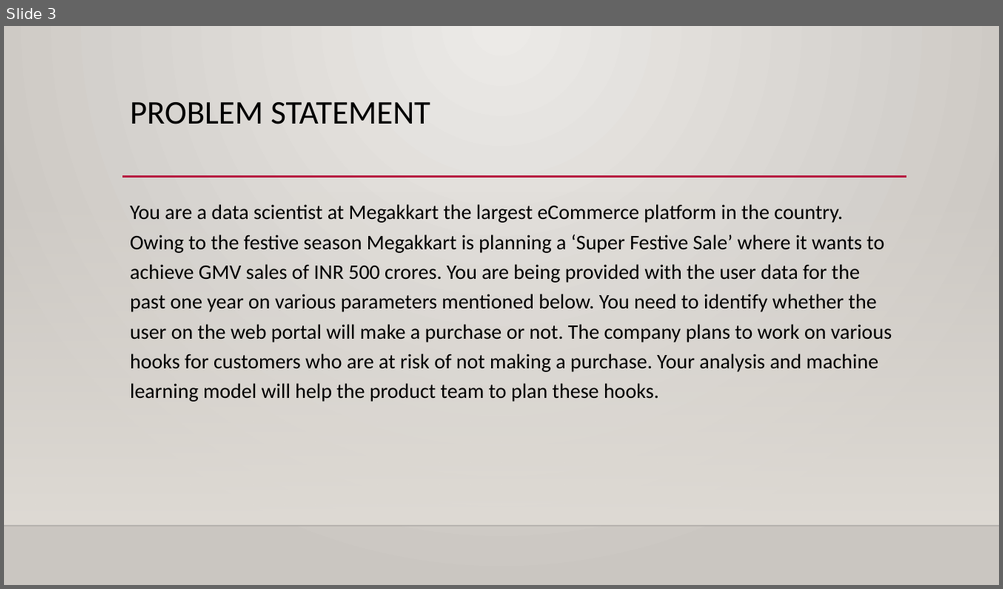
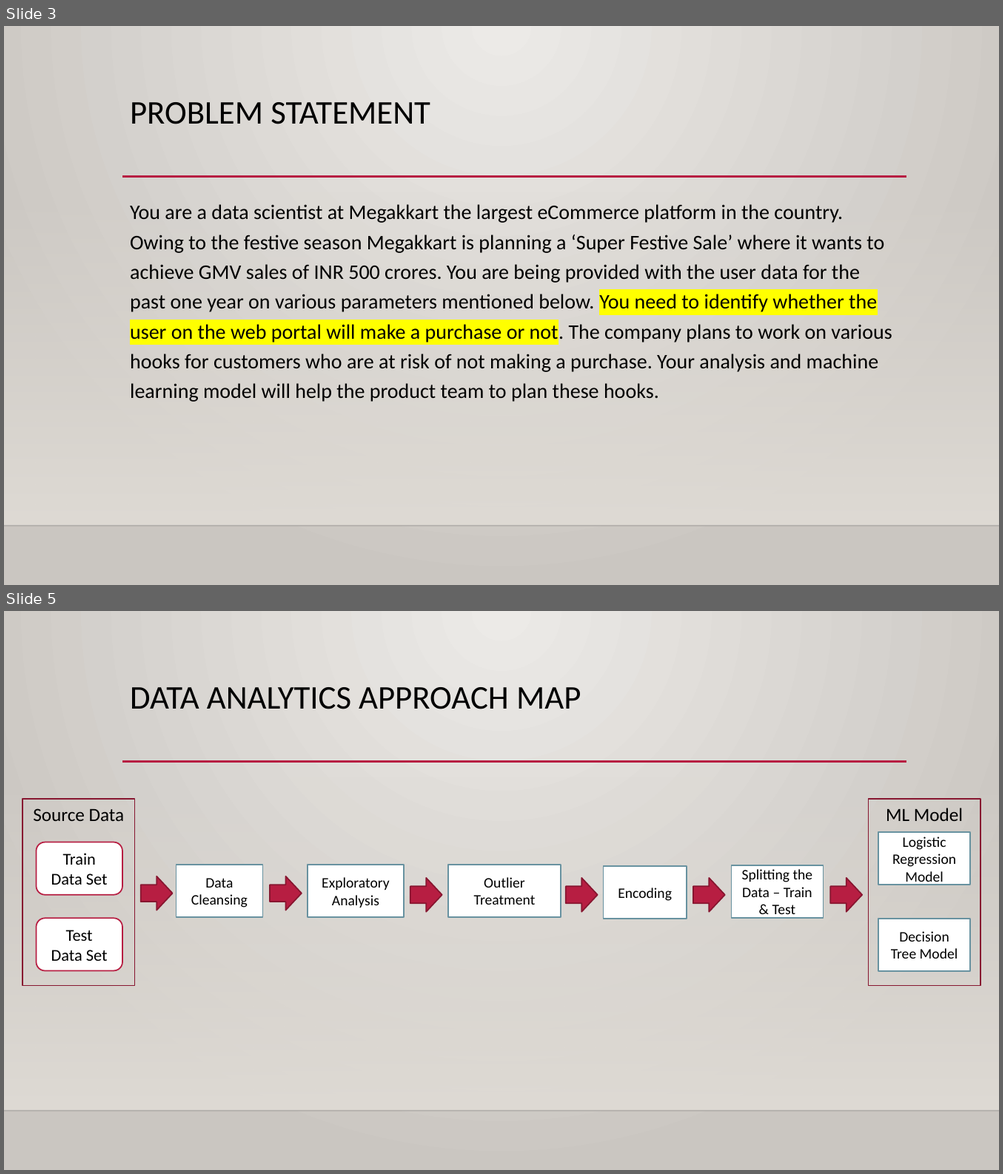
Before and after one commit to mbhoge/ml-hackathon-1, a slide deck: Data Fanatics Team - Data Analysis.pptx. Shown one above the other, each under a label of ours: slide 3 before the commit, slides 3 and 5 after it; the slides between them are not shown. The pictures are 1003x589 and 1003x1174 pixels, drawn with LibreOffice and Linux fonts; fonts in the diff are those of the drawing; background and template pictures are left out. Boxes give left, top, right and bottom in pixels: in the first picture for what was removed or moved away, otherwise in the second. Text is boxed around its words. In the diff, an @@ line names an element or a change of style, - is before the commit and + after.

```diff
--- a/Data Fanatics Team - Data Analysis.pptx
+++ b/Data Fanatics Team - Data Analysis.pptx
@@ slide 5 added at (4,611,999,1170), background gradient #ECEAE7 to #CAC7C1; not listed: 3 template elements that a slide beside it also shows @@
@@ title added at (130,687,580,709), 32 pt, text #000000 @@
+DATA ANALYTICS APPROACH MAP
@@ rectangle added at (22,799,134,986), outline #871631 1.25 pt, 18 pt, text #000000 @@
+Source Data
@@ rectangle added at (868,799,980,986), outline #871631 1.25 pt, 18 pt, text #000000 @@
+ML Model
@@ rectangle added at (879,832,970,886), fill #FFFFFF, outline #6892A0 1.25 pt, 14 pt, text #000000 @@
+Logistic Regression Model
@@ rounded rectangle added at (36,843,122,895), fill #FFFFFF, outline #B71E42 1.25 pt, 16 pt, text #000000 @@
+Train
+Data Set
@@ right arrow added at (141,877,173,910), fill #B71E42, outline #871631 1.25 pt @@
@@ rectangle added at (176,865,263,917), fill #FFFFFF, outline #6892A0 1.25 pt, 14 pt, text #000000 @@
+Data Cleansing
@@ right arrow added at (270,877,301,910), fill #B71E42, outline #871631 1.25 pt @@
@@ rectangle added at (307,865,404,917), fill #FFFFFF, outline #6892A0 1.25 pt, 14 pt, text #000000 @@
+Exploratory Analysis
@@ rectangle added at (449,865,560,917), fill #FFFFFF, outline #6892A0 1.25 pt, 14 pt, text #000000 @@
+Outlier Treatment
@@ rectangle added at (603,866,687,919), fill #FFFFFF, outline #6892A0 1.25 pt, 14 pt, text #000000 @@
+Encoding
@@ rectangle added at (731,866,823,918), fill #FFFFFF, outline #6892A0 1.25 pt, 14 pt, text #000000 @@
+Splitting the Data – Train & Test
@@ right arrow added at (410,878,442,911), fill #B71E42, outline #871631 1.25 pt @@
@@ right arrow added at (566,878,598,911), fill #B71E42, outline #871631 1.25 pt @@
@@ right arrow added at (694,878,726,911), fill #B71E42, outline #871631 1.25 pt @@
@@ right arrow added at (831,878,862,911), fill #B71E42, outline #871631 1.25 pt @@
@@ rounded rectangle added at (36,918,122,971), fill #FFFFFF, outline #B71E42 1.25 pt, 16 pt, text #000000 @@
+Test
+Data Set
@@ rectangle added at (879,919,970,972), fill #FFFFFF, outline #6892A0 1.25 pt, 14 pt, text #000000 @@
+Decision Tree Model
@@ slide 3 changed as well @@
@@ text "You are a data scientist ..." at (130,204,891,402): highlight none to #FFFF00 in "You need to identify whether the user ..." @@
```
Also in this commit, not shown: 3 other slides changed, 11 other slides added, 5 other files.
